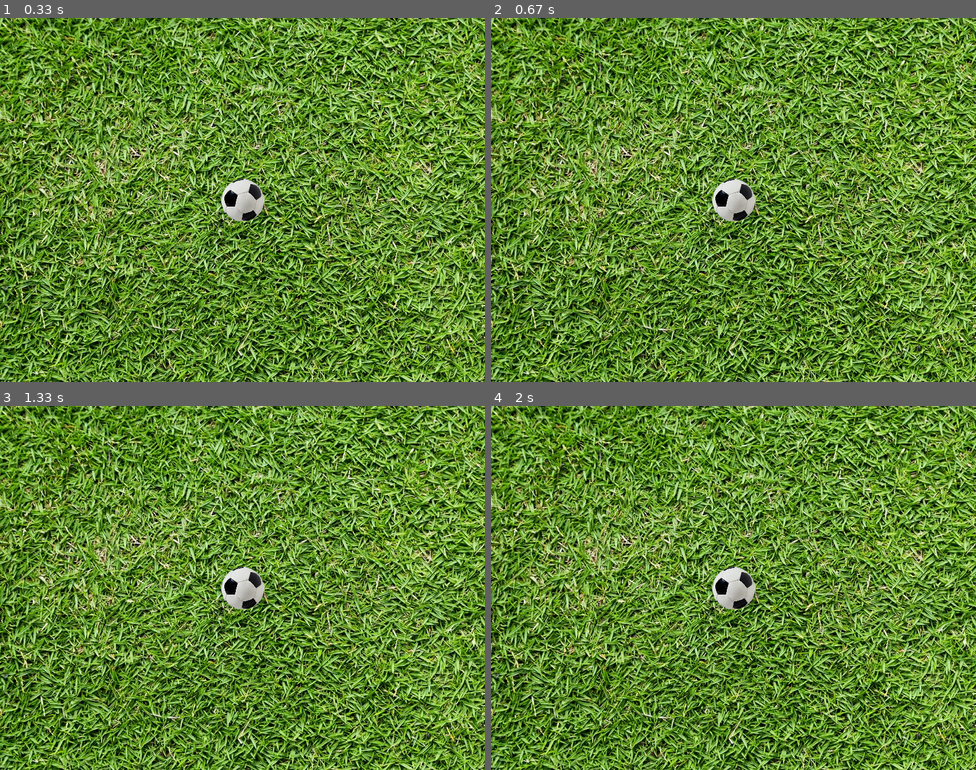
Above: before the commit, frames 1-4 (two rows, left to right).
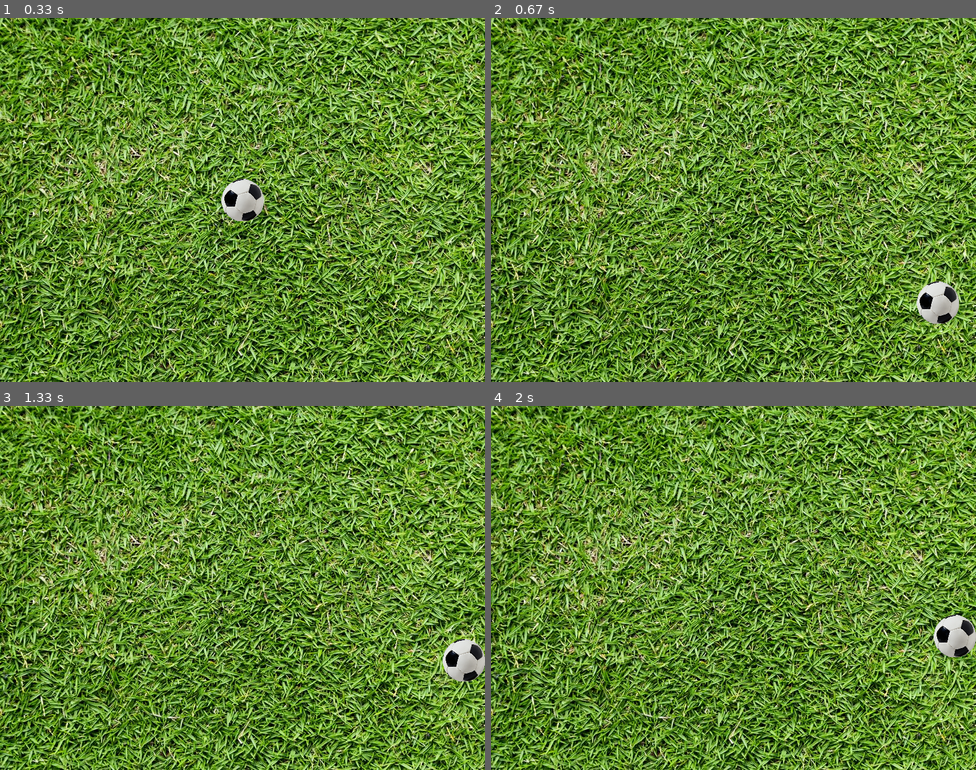
Above: after the commit, the same moments.

Repository: mohammadmahoub/pygame.ITA19a
Game: pygame game, started from main.py
Same seed, same stepped clock (60 frames per second), same inputs: the game is played once before the commit and once after it.
Inputs:
- Up to frame 1 (0.33 s): no input
- Up to frame 2 (0.67 s): tap Space at 0.33 s
- Up to frame 3 (1.33 s): hold Right 0.67-1.13 s; hold Up from 1.17 s (still down)
- Up to frame 4 (2 s): release Up at 1.47 s

Frame 1 is identical in both runs. In frame 2, 1.6% of the frame differs, in the area x 45-97%, y 44-84%; in frame 3, 1.6%, in the area x 45-100%, y 44-76%; in frame 4, 1.6%.

Commit message:
Football erstellen beschränkung und Bewegung

Diff:
--- a/main.py
+++ b/main.py
@@ -1,5 +1,9 @@
 import os
 import pygame
+import random
+
+# eine Gruppe für alle sprite Objekte
+all_object = pygame.sprite.Group()
 
 
 class Settings(object):
@@ -7,7 +11,7 @@
         self.width = 800
         self.height = 600
         self.fps = 60
-        self.title = "rabbit"
+        self.title = "Bewegte Ball"
         self.file_path = os.path.dirname(os.path.abspath(__file__))
         self.images_path = os.path.join(self.file_path, "images")
 
@@ -15,8 +19,9 @@
         return (self.width, self.height)
 
 
-class Football(object):
+class Football(pygame.sprite.Sprite):  # Football Objekt vererbt dem sprite-Objekt
     def __init__(self, pygame, settings):
+        super(Football, self).__init__()
         self.settings = settings
         self.pygame = pygame
         self.image = self.pygame.image.load(os.path.join(self.settings.images_path, "football.png")).convert_alpha()
@@ -25,8 +30,34 @@
         self.rect.x = (settings.width - self.rect.width) // 2
         self.rect.y = (settings.height - self.rect.height) // 2
 
-    def draw(self, screen):
-        screen.blit(self.image, (self.rect.x, self.rect.y))
+    def update(self):
+        self.bewegen()
+        self.beschraenken_bewegung()
+
+    def bewegen(self):  # es beweget den ball (betmap) und springt ihn
+        keys = pygame.key.get_pressed()
+        if keys[pygame.K_LEFT]:
+            self.rect.x -= 5
+        if keys[pygame.K_RIGHT]:
+            self.rect.x += 5
+        if keys[pygame.K_UP]:
+            self.rect.y -= 5
+        if keys[pygame.K_DOWN]:
+            self.rect.y += 5
+
+    def random_position(self):
+        self.rect.x = random.randrange(0, self.settings.width - self.rect.width)
+        self.rect.y = random.randrange(0, self.settings.height - self.rect.height)
+
+    def beschraenken_bewegung(self):  # beschringt die bewgung des ball auf der hintergrund des Bild
+        if self.rect.x >= self.settings.width - self.rect.width:
+            self.rect.x = self.settings.width - self.rect.width
+        if self.rect.x <= 0:
+            self.rect.x = 0
+        if self.rect.y >= self.settings.height - self.rect.height:
+            self.rect.y = self.settings.height - self.rect.height
+        if self.rect.y <= 0:
+            self.rect.y = 0
 
 
 class Game(object):
@@ -35,11 +66,11 @@
         self.settings = settings
         self.screen = pygame.display.set_mode(settings.get_dim())
         self.pygame.display.set_caption(self.settings.title)
-        self.background = self.pygame.image.load(os.path.join(self.settings.images_path,"background.jpg")).convert()
+        self.background = self.pygame.image.load(os.path.join(self.settings.images_path, "background.jpg")).convert()
         self.background_rect = self.background.get_rect()
-
         self.clock = pygame.time.Clock()
-        self.mario = Football(pygame, settings)
+        self.football = Football(pygame, settings)
+        all_object.add(self.football)
         self.done = False
 
     def run(self):
@@ -48,12 +79,14 @@
             for event in self.pygame.event.get():
                 if event.type == self.pygame.QUIT:
                     self.done = True
-                if event.type == pygame.KEYDOWN:
-                    if event.key == pygame.K_ESCAPE:
-                        self.done = True
-            #self.screen.fill((0, 0, 0))
-            self.screen.blit(self.background,self.background_rect)
-            self.mario.draw(self.screen)
+                if event.type == pygame.KEYDOWN and event.key == pygame.K_ESCAPE:
+                    self.done = True
+                if event.type == pygame.KEYUP and event.key == pygame.K_SPACE:
+                    self.football.random_position()
+
+            self.screen.blit(self.background, self.background_rect)
+            all_object.update()  # es ruft die Methode (update) der sprite Objekte und aktualisiert ihr
+            all_object.draw(self.screen)  # es ruft die Methode (draw) der sprite Objekte und stell ihr dar
             self.pygame.display.flip()
 
 
Not shown, changed: README.md
